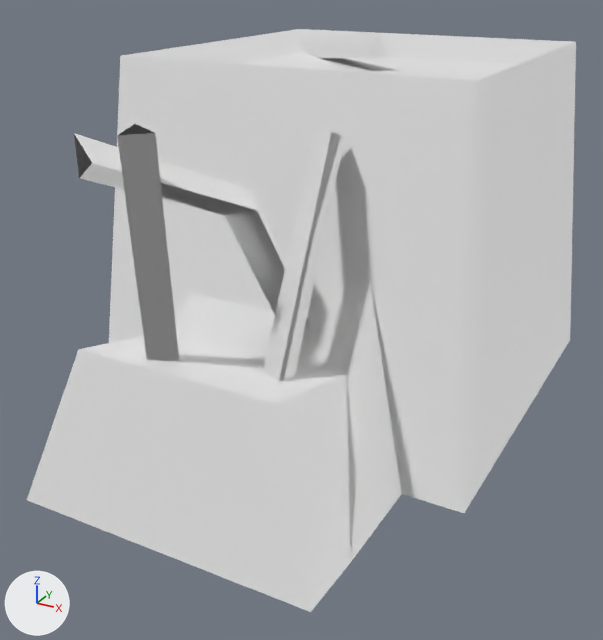
Before and after pictures for a commit that changed the glTF model game/assets/objects/d_lightwall_dam.glb.
Both versions are drawn from a 50 mm lens placed at (4.08, -0.4, 5.0), pointed at (-0.06, 7.12, 1.24). Every picture has the same lights, and +X, +Y and +Z are marked at lower left. The older version comes first.

Names of what the first picture shows: 'DavionLightwall_damaged'.
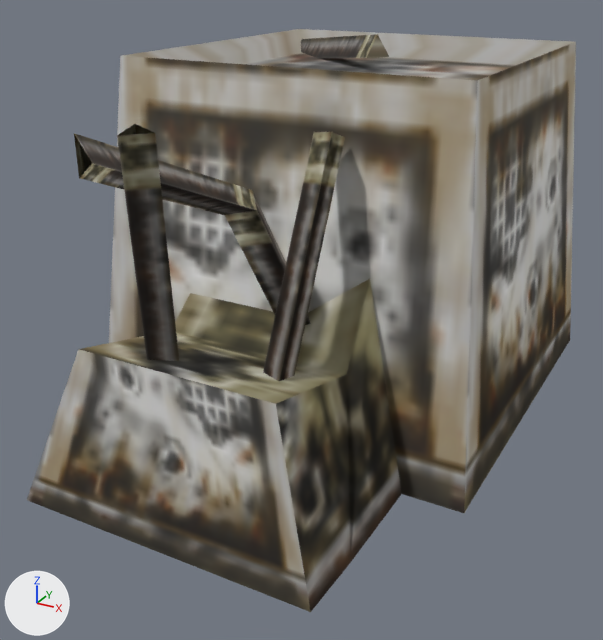
Diff of the bpy script that builds the scene:
```diff
--- a/game/assets/objects/d_lightwall_dam.glb.py
+++ b/game/assets/objects/d_lightwall_dam.glb.py
@@ img_image_0 @@
+img_image_0 = load_image('Image_0', '_unpacked/Image_0', 128, 128, 'sRGB')
@@ mat_mech @@
+mat_mech = principled_material('mech')
+mat_mech.texture = img_image_0
+mat_mech.metallic = 0.3
+mat_mech.roughness = 0.6
@@ me_davionlightwall_damaged @@
 me_davionlightwall_damaged.from_pydata(...)  # 52 vertices, 66 faces; spans x -2.27..2.27, y 4.31..10.81, z 0.0..4.16
+me_davionlightwall_damaged.materials.append(mat_mech)  # picture img_image_0
```

Boxes (x1, y1, x2, y2) around the edits, measured in the pictures (603 x 640 px):
'DavionLightwall_damaged', recoloured (darker): (27, 29, 576, 612) in both
